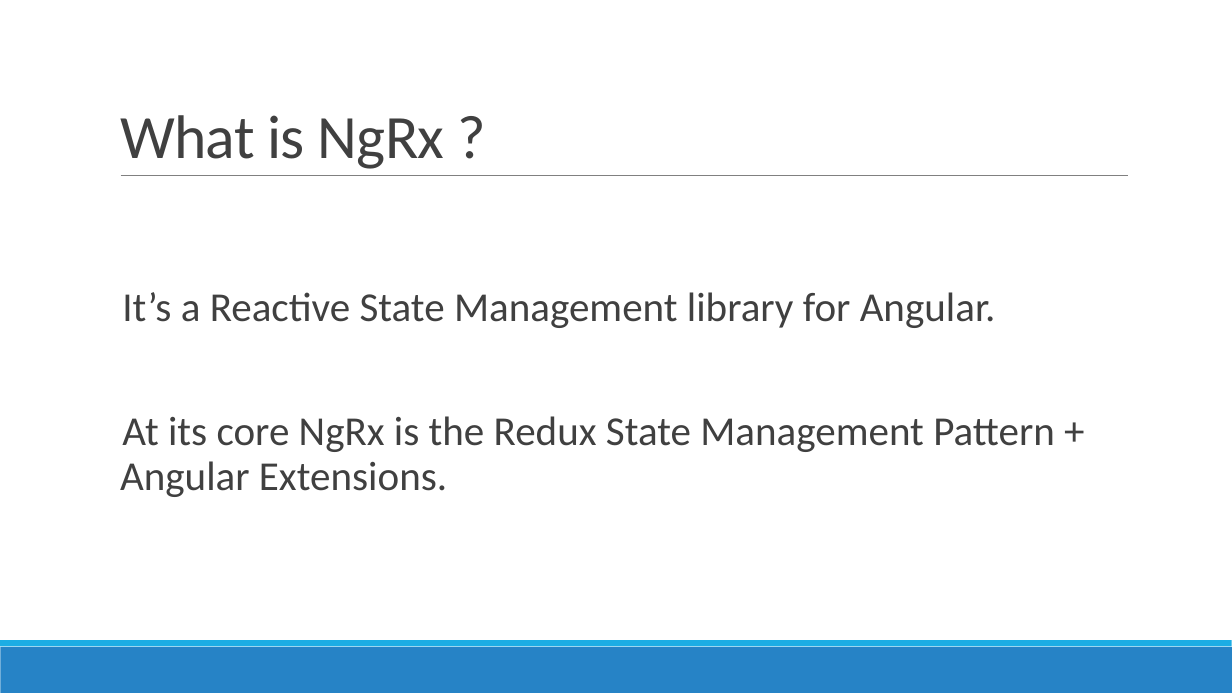
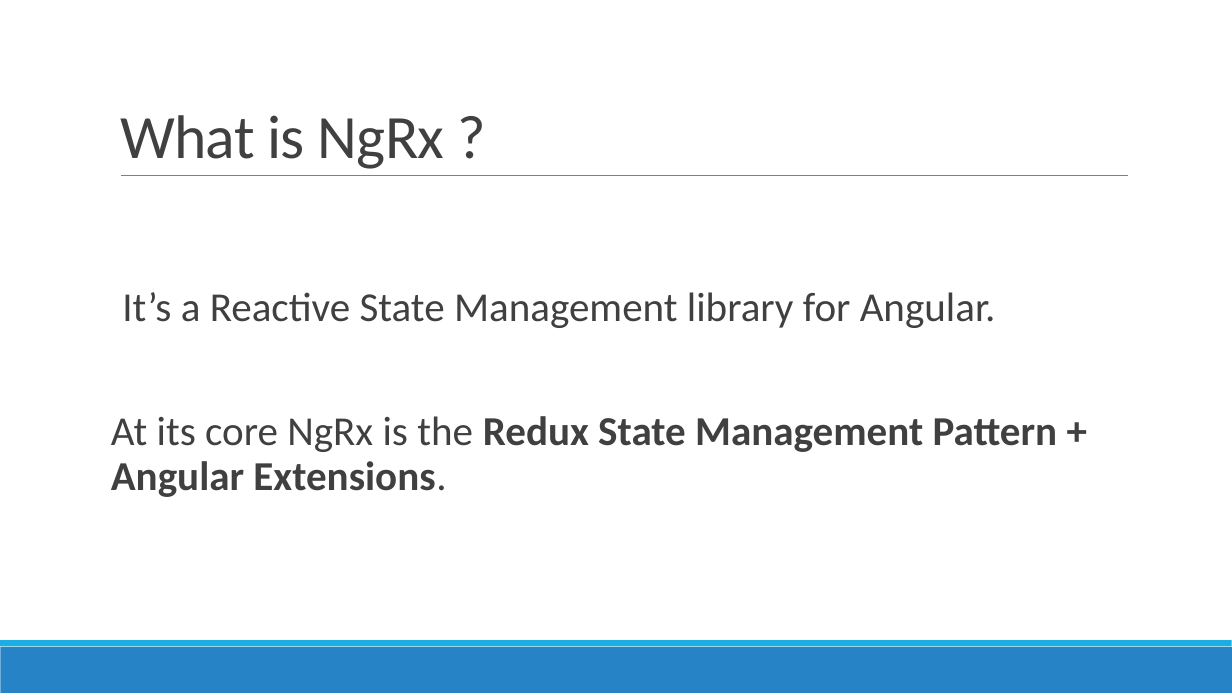
Before and after one commit to AGiorgetti/ngrx101, a slide deck: slide 2 of ReactiveProgramming_ngrx.pptx. Drawn at 1232x693 pixels with LibreOffice and Linux fonts; fonts in the diff are those of the drawing. Boxes give left, top, right and bottom in pixels: in the first picture for what was removed or moved away, otherwise in the second. Text is boxed around its words. In the diff, an @@ line names an element or a change of style, - is before the commit and + after.

```diff
--- a/ReactiveProgramming_ngrx.pptx
+++ b/ReactiveProgramming_ngrx.pptx
@@ text at [111, 416, 1058, 497]: bold on in "Redux State Management Pattern + Angular Extensions."; bullet   to none @@
```
Also in this commit, not shown: 16 other slides changed, 4 slides added, 5 other files.
